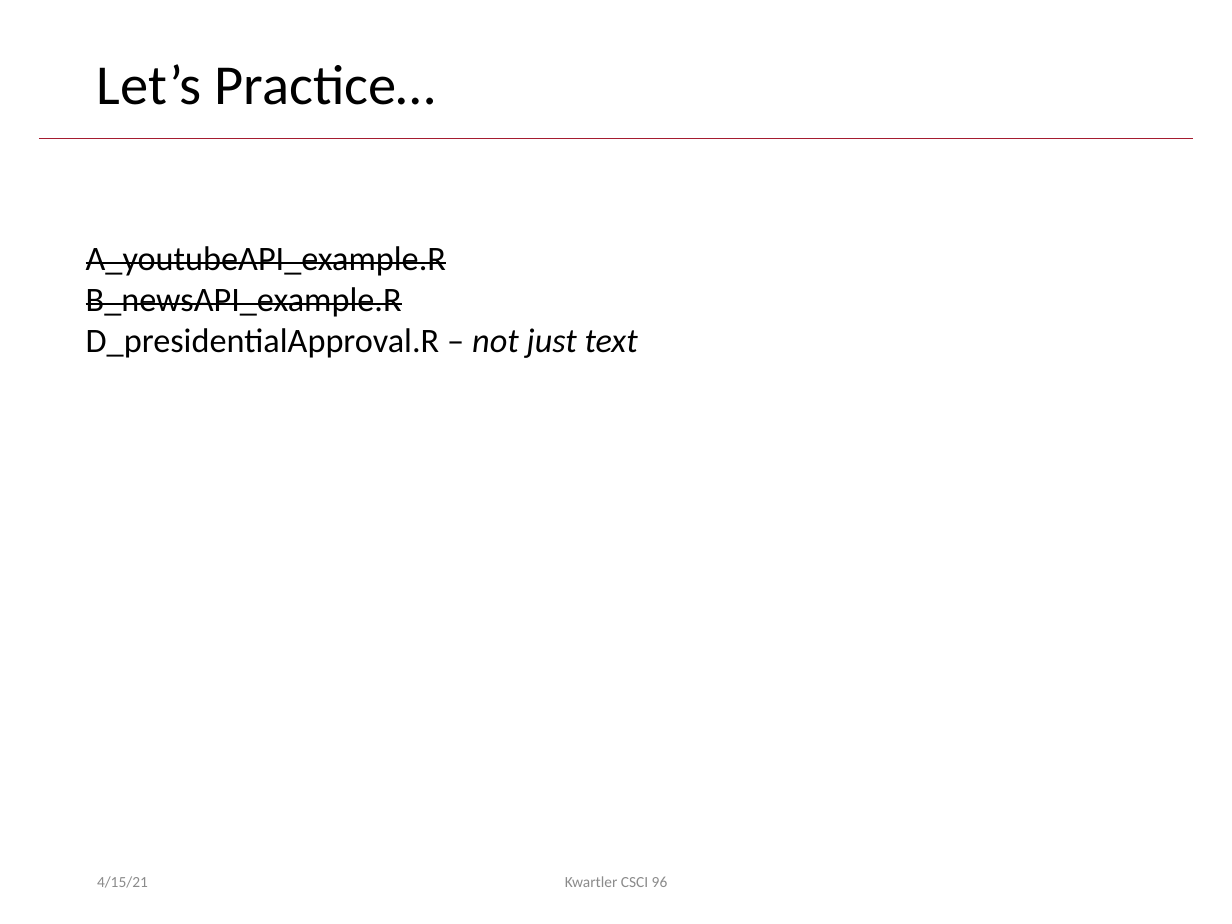
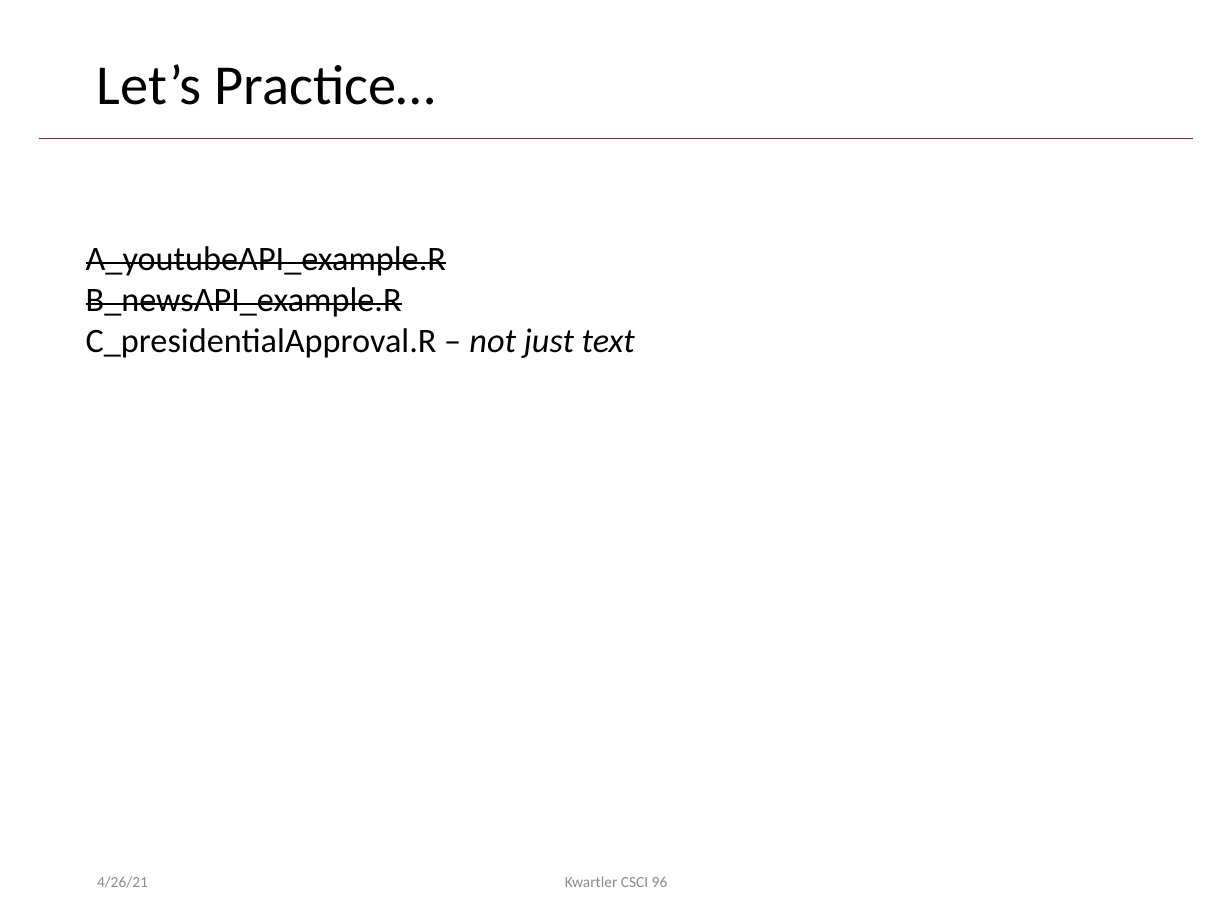
Before and after one commit to kwartler/Harvard_DataMining_Business_Student, a slide deck: slide 17 of Lessons/L_APIs_webscraping_dashboarding/APIs.pptx. Drawn at 1232x924 pixels with LibreOffice and Linux fonts; fonts in the diff are those of the drawing; background and template pictures are left out. Boxes give left, top, right and bottom in pixels: in the first picture for what was removed or moved away, otherwise in the second. Text is boxed around its words. In the diff, an @@ line names an element or a change of style, - is before the commit and + after.

```diff
--- a/Lessons/L_APIs_webscraping_dashboarding/APIs.pptx
+++ b/Lessons/L_APIs_webscraping_dashboarding/APIs.pptx
@@ text at (86, 328, 635, 358): text changed @@
-D_presidentialApproval.R – not just text
+C_presidentialApproval.R – not just text
@@ text at (97, 876, 148, 888): text changed @@
-4/15/21
+4/26/21
```
Also in this commit, not shown: 17 other slides changed, 2 other files.
